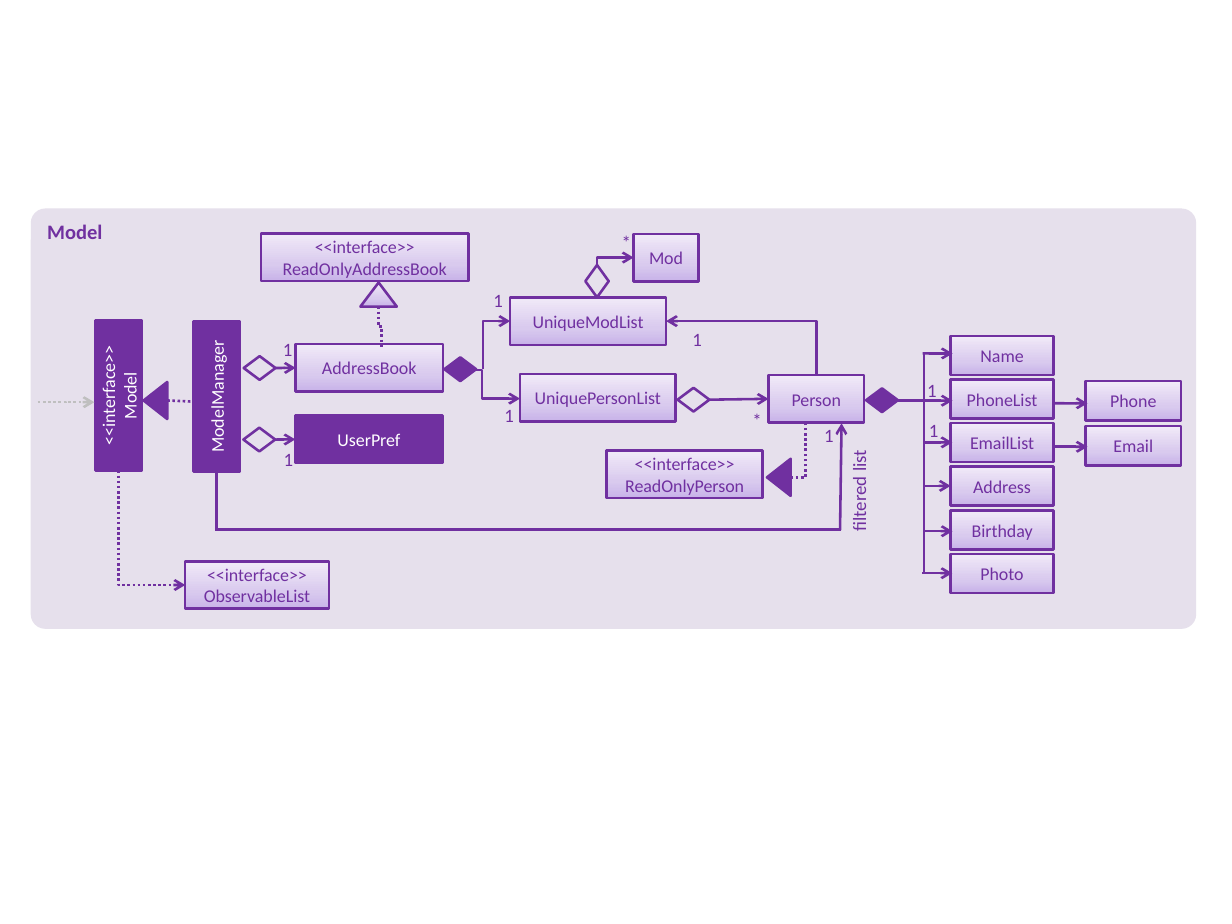
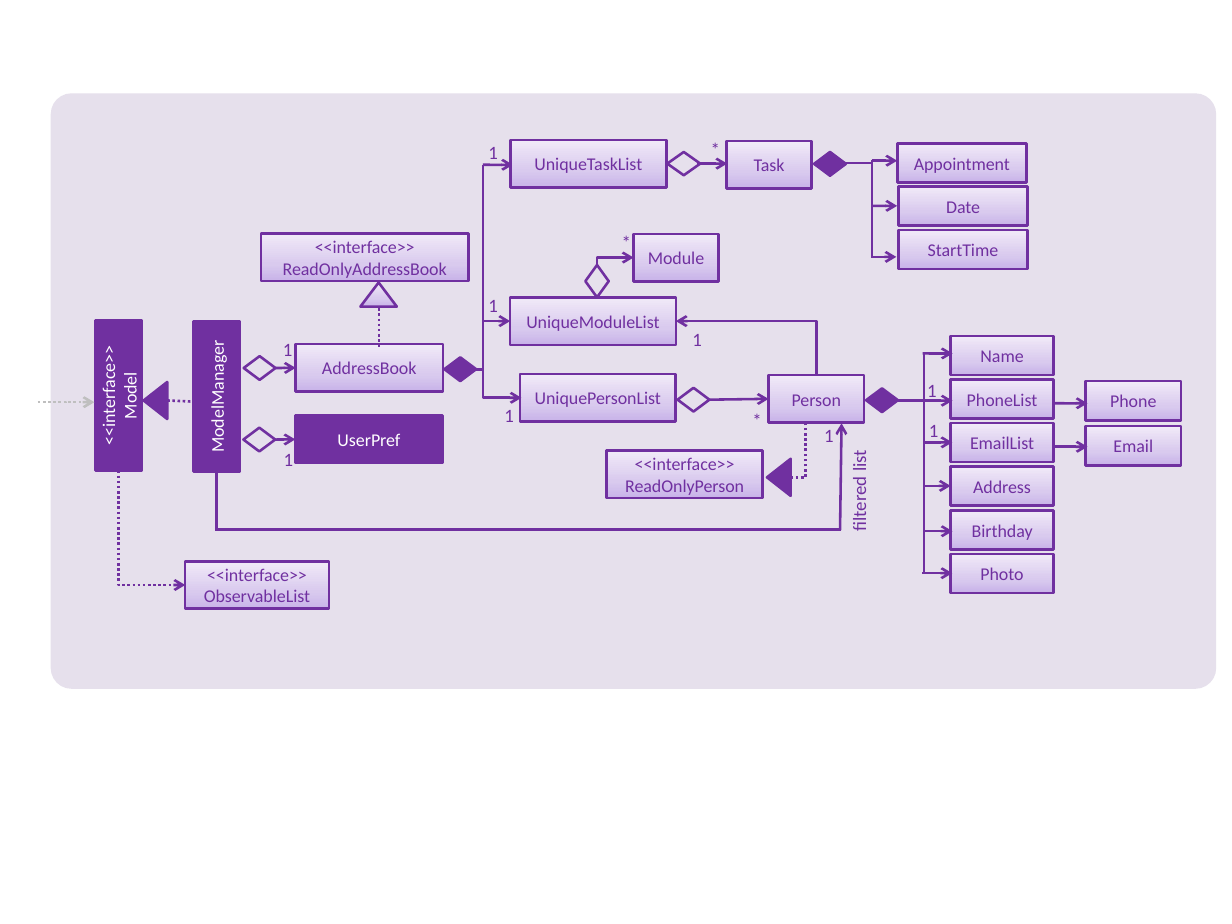
Before and after one commit to tanchc/contacthub, a slide deck: slide 1 of docs/diagrams/ModelComponentClassDiagram.pptx. Drawn at 1232x924 pixels with LibreOffice and Linux fonts; fonts in the diff are those of the drawing. Boxes give left, top, right and bottom in pixels: in the first picture for what was removed or moved away, otherwise in the second. Text is boxed around its words. In the diff, an @@ line names an element or a change of style, - is before the commit and + after.

Commit message:
Update model diagram (#127)

```diff
--- a/docs/diagrams/ModelComponentClassDiagram.pptx
+++ b/docs/diagrams/ModelComponentClassDiagram.pptx
@@ rounded rectangle: place and size @@
-rounded rectangle at bbox=[31, 208, 1196, 628]
+rounded rectangle at bbox=[51, 94, 1216, 689]
@@ text added at bbox=[488, 147, 498, 165], 11 pt, text #7030A0 @@
+1
@@ rectangle added at bbox=[510, 140, 667, 188], fill gradient #C9B5E8 to #D8CBEE to #F0EAF9, outline #7030A0 1.5 pt, 10.5 pt, text #7030A0 @@
+UniqueTaskList
@@ text added at bbox=[702, 138, 728, 163], 11 pt, text #7030A0 @@
+*
@@ rectangle added at bbox=[727, 140, 812, 188], fill gradient #C9B5E8 to #D8CBEE to #F0EAF9, outline #7030A0 1.5 pt, 10.5 pt, text #7030A0 @@
+Task
@@ rectangle added at bbox=[897, 143, 1026, 182], fill gradient #C9B5E8 to #D8CBEE to #F0EAF9, outline #7030A0 1.5 pt, 10.5 pt, text #7030A0 @@
+Appointment
@@ line added from (483, 322) to (483, 165), #7030A0 1.5 pt @@
@@ arrow added from (483, 165) to (513, 165), #7030A0 1.5 pt @@
@@ diamond added at bbox=[668, 152, 701, 175], outline #7030A0 1.5 pt @@
@@ arrow added from (697, 164) to (727, 164), #7030A0 1.5 pt @@
@@ diamond added at bbox=[814, 152, 846, 175], fill #7030A0, outline #7030A0 1.5 pt @@
@@ line added from (846, 163) to (872, 163), #7030A0 1.5 pt @@
@@ line added from (872, 160) to (872, 257), #7030A0 1.5 pt @@
@@ arrow added from (872, 160) to (897, 160), #7030A0 1.5 pt @@
@@ arrow added from (872, 206) to (897, 206), #7030A0 1.5 pt @@
@@ rectangle added at bbox=[898, 186, 1027, 225], fill gradient #C9B5E8 to #D8CBEE to #F0EAF9, outline #7030A0 1.5 pt, 10.5 pt, text #7030A0 @@
+Date
@@ text in rounded rectangle at bbox=[47, 224, 102, 239]: text removed @@
-Model
@@ rectangle "Module": place and size @@
-rectangle "Module" at bbox=[633, 234, 699, 282]
+rectangle "Module" at bbox=[633, 234, 718, 282]
@@ rectangle added at bbox=[898, 230, 1027, 270], fill gradient #C9B5E8 to #D8CBEE to #F0EAF9, outline #7030A0 1.5 pt, 10.5 pt, text #7030A0 @@
+StartTime
@@ text in rectangle at bbox=[648, 251, 704, 264]: text changed @@
-Mod
+Module
@@ arrow added from (871, 257) to (897, 257), #7030A0 1.5 pt @@
@@ text "1": place and size @@
-text "1" at bbox=[493, 295, 503, 307]
+text "1" at bbox=[488, 300, 498, 312]
@@ rectangle "UniqueModuleList": place and size @@
-rectangle "UniqueModuleList" at bbox=[510, 297, 667, 345]
+rectangle "UniqueModuleList" at bbox=[510, 297, 675, 345]
@@ elbow line (376, 308) - (379, 349): route changed @@
@@ text in rectangle at bbox=[526, 315, 659, 331]: text changed @@
-UniqueModList
+UniqueModuleList
@@ elbow arrow moved from (817, 375) - (667, 322) to (817, 375) - (676, 322) @@
@@ elbow arrow (448, 370) - (521, 398): route changed @@
```
Also in this commit, not shown: 1 other file.
